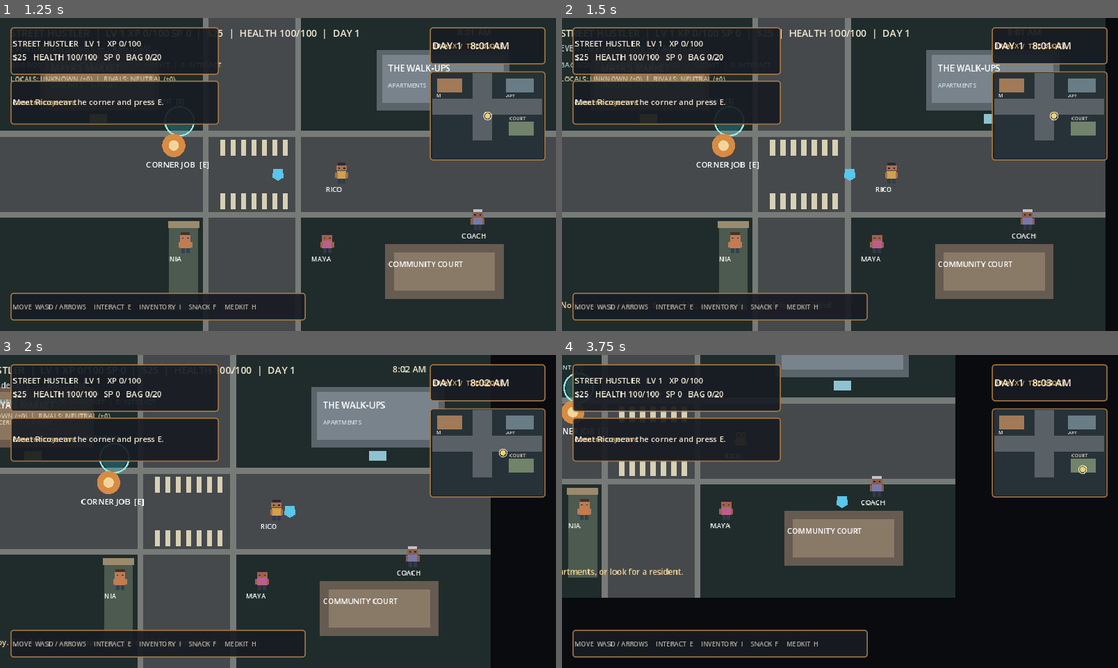
Above: before the commit, frames 1-4 (two rows, left to right).
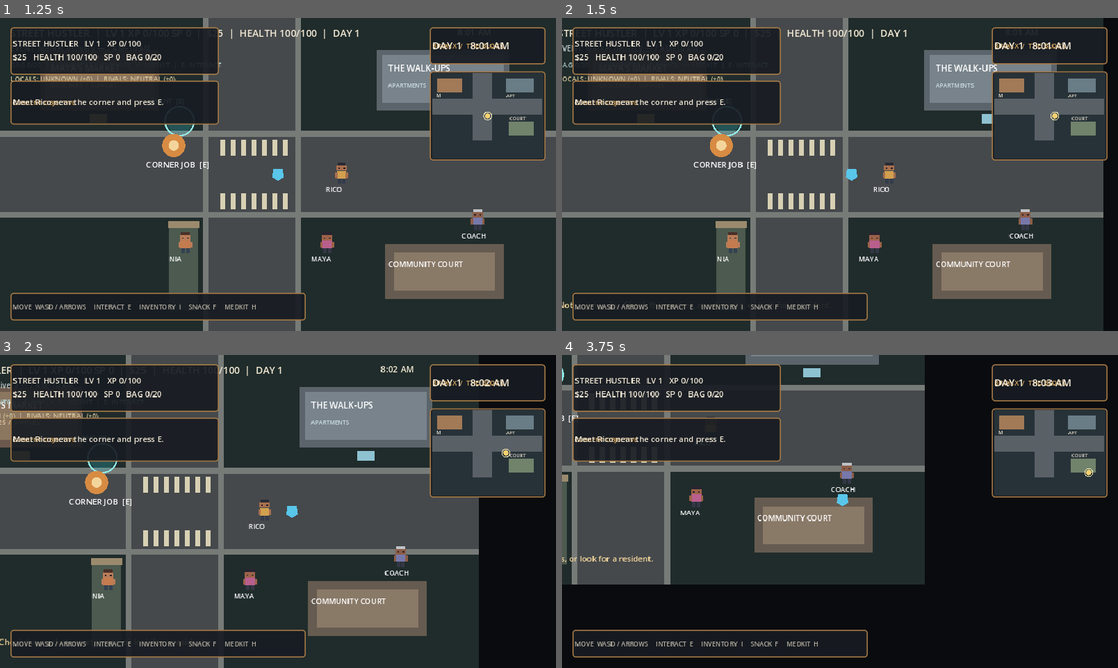
Above: after the commit, the same moments.

Repository: mtecfix/Street-life
Game: Godot game, scene res://scenes/boot/Main.tscn
Same seed, same stepped clock (60 frames per second), same inputs: the game is played once before the commit and once after it.
Inputs (mouse positions are in pixels of both pictures, inside the frame that each line leads up to):
- Up to frame 1 (1.25 s): click (266, 227) at 0.5 s
- Up to frame 2 (1.5 s): tap E (interact) at 1.25 s; hold D (move_right) from 1.28 s (still down); hold E (interact) from 1.28 s (still down)
- Up to frame 3 (2 s): keep holding D (move_right); keep holding E (interact); tap Space at 1.52 s
- Up to frame 4 (3.75 s): release D (move_right) at 2.03 s; release E (interact) at 2.03 s; hold S (move_down) 2.03-2.78 s; tap Q at 2.1 s; tap Space at 2.27 s; tap E (interact) at 2.75, 3.5 s; hold D (move_right) 2.78-3.53 s; tap Shift at 2.85 s; hold W (move_up) from 3.53 s (still down); tap 1 at 3.6 s

Frame 1 is identical in both runs. In frame 2, 4.5% of the frame differs, in the area x 0-98%, y 0-100%; in frame 3, 11%; in frame 4, 24%, in the area x 0-96%, y 0-78%.

Commit message:
fix: apply Footwork progression to exploration movement

Diff:
--- a/game/scripts/player/player_controller.gd
+++ b/game/scripts/player/player_controller.gd
@@ -1,8 +1,10 @@
 extends CharacterBody2D
 
-@export var move_speed: float = 190.0
+func get_current_move_speed() -> float:
+    # Keep exploration movement in sync with skill progression and combat stats.
+    return GameState.get_player_speed()
 
 func _physics_process(_delta: float) -> void:
     var direction := Input.get_vector("move_left", "move_right", "move_up", "move_down")
-    velocity = direction * move_speed
+    velocity = direction * get_current_move_speed()
     move_and_slide()
